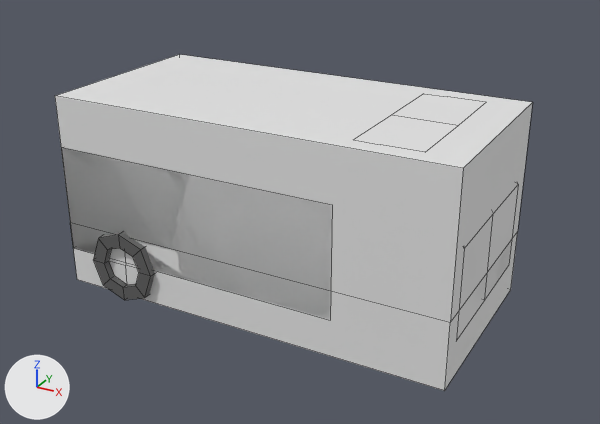
The FBX model Assets/Prefab/GameEntities/DeliveryPoint/DeliveryPointLv4/Model/deliveryP4.fbx: old version first, new version second.
The view is the same before and after, from a 50 mm lens placed at (5.82, -7.69, 4.19), pointed at (2.19, -1.08, 0.89). Lighting does not change. The marker at lower left points along +X, +Y and +Z. Mesh edges are drawn as thin lines. Where no turn or scale is listed for an object, it has been applied to the vertices. Vertices at the same position are counted once.

Names of what the first picture shows: 'GameObjectSize', 'vehicle', 'wheel.002'.
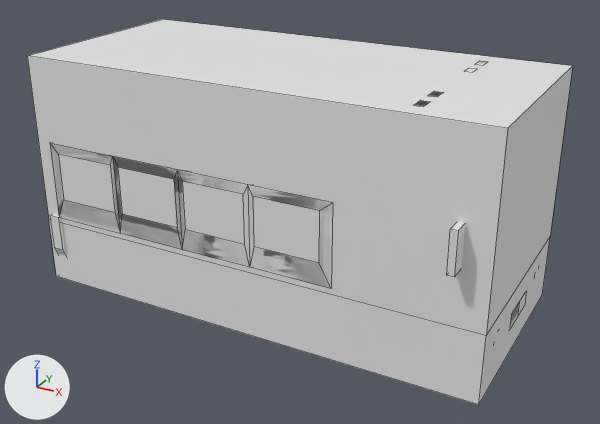
Changed parts and their boxes [x1, y1, x2, y2] in the pictures (600 x 424 px; the box of a moved part takes in the faces that stretch with it):
'GameObjectSize', reshaped (14% wider, 14% taller): before [55, 54, 532, 391]; after [27, 19, 573, 405]
'vehicle', reshaped: before [61, 147, 512, 320]; after [50, 61, 520, 328]
'wheel.002', reshaped (not visible afterwards): before [93, 232, 155, 300]
part 1 of me_cube_001, added: after [447, 221, 465, 277]
part 2 of me_cube_001, rebuilt (16% shorter): before [61, 147, 332, 320]; after [50, 143, 333, 288]
part 3 of me_cube_001, built on: before [464, 219, 512, 319]; after [50, 61, 520, 328]
part 5 of me_cube_006, moved or reshaped (not visible afterwards): before [93, 235, 151, 300]
part 6 of me_cube_006, moved or reshaped (not visible afterwards): before [99, 232, 155, 297]

The edits, one by one:
me_cube_002 is used by ob_gameobjectsize; location (0.0, 0.0, 0.0).
me_cube_002 had 12 vertices, 10 faces and spanned x 0.0..4.08, y -2.0..0.0, z 0.0..2.0.
me_cube_002 now has 12 vertices, 10 faces and spans x -0.25..4.39, y -2.05..0.05, z 0.0..2.37.
me_cube_002 part 4: 12 of 12 vertices moved; they spanned x 0.0..4.08, y -2.0..0.0, z 0.0..2.0 and now span x -0.25..4.39, y -2.05..0.05, z 0.0..2.37; mean shift (0.03, 0.0, 0.12); largest move (4.08, -2.0, 2.0) -> (4.39, -2.05, 2.37).
me_cube_006 has 34 vertices, 32 faces and spans x -0.366..0.366, y -0.085..0.173, z -0.366..0.366.
me_cube_006 is used by ob_wheel_002; location (0.697, -1.985, 0.346).
me_cube_006 part 5: all 25 vertices in x -0.366..0.366, y -0.085..-0.021, z -0.366..0.366 are moved by (0.0, 0.076, 0.0).
me_cube_006 part 6: all 9 vertices in x -0.366..0.366, y 0.173, z -0.366..0.366 are moved by (0.0, 0.206, 0.0).
me_cube_001 is used by ob_vehicle; location (0.0, -1.0, 0.0).
me_cube_001 had 88 vertices, 92 faces and spanned x 0.0..4.08, y -1.0..1.0, z 0.38..2.0.
me_cube_001 now has 458 vertices, 408 faces and spans x -0.25..4.39, y -1.21..1.21, z 0.21..2.37.
me_cube_001 part 1: a new loose piece, a box spanning x 4.086..4.148, y -1.213..-1.004, z 1.197..1.587, in mat_wheel (white #e7e7e7).
me_cube_001 part 2: the loose piece of 24 vertices spanning x 0.0..3.0, y -1.0..1.0, z 0.38..1.48 is rebuilt with 124 vertices and now spans x -0.1..3.03, y -1.05..1.05, z 0.72..1.52.
me_cube_001 part 3: 62 vertices removed from x 3.08..4.08, y -0.8..0.8, z 0.38..2.0; 284 vertices added at x -0.25..4.39, y -1.08..1.08, z 0.21..2.37.
